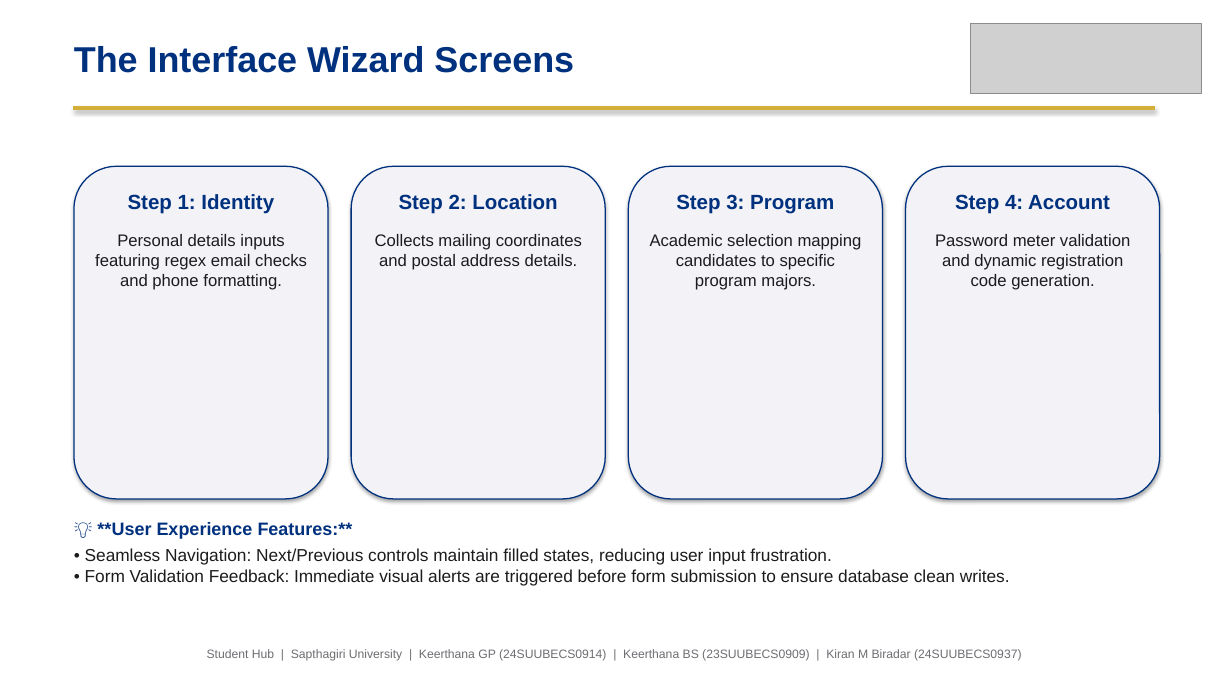
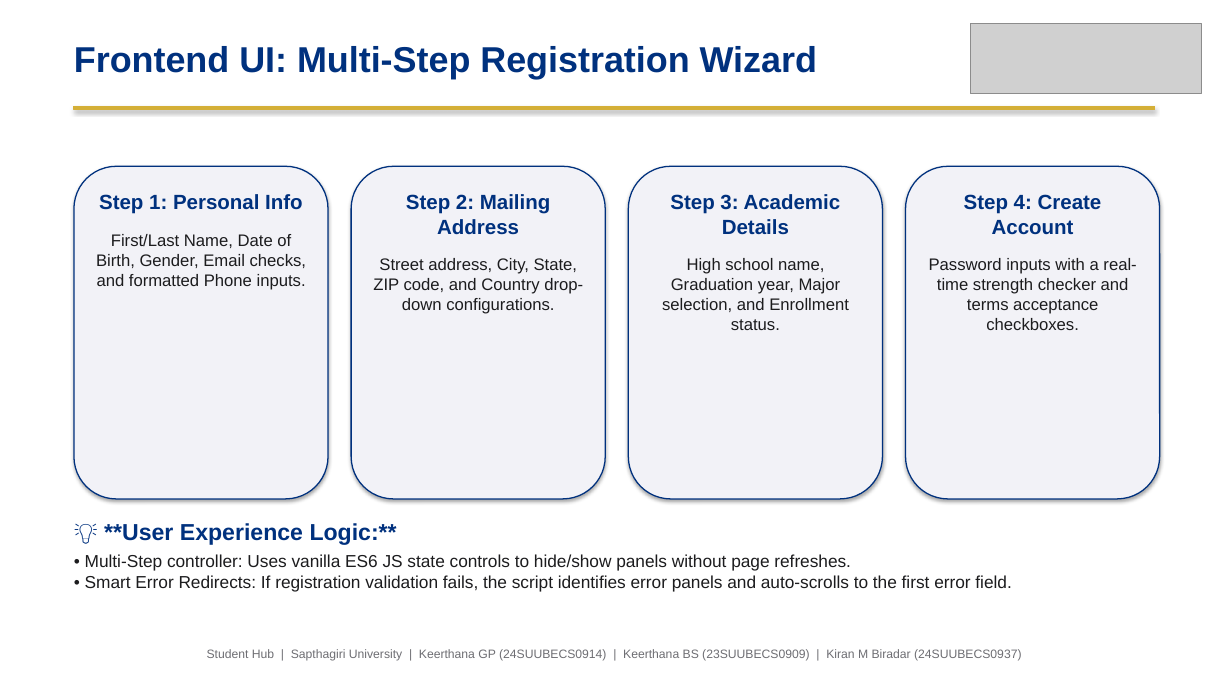
Before and after one commit to kirancodes-dev/Student-Registration, a slide deck: slide 11 of Student_Registration_Presentation.pptx. Drawn at 1232x693 pixels with LibreOffice and Linux fonts; fonts in the diff are those of the drawing; grey boxes stand for pictures. Boxes give left, top, right and bottom in pixels: in the first picture for what was removed or moved away, otherwise in the second. Text is boxed around its words. In the diff, an @@ line names an element or a change of style, - is before the commit and + after.

```diff
--- a/Student_Registration_Presentation.pptx
+++ b/Student_Registration_Presentation.pptx
@@ text at bbox=[74, 46, 817, 79]: text changed @@
-The Interface Wizard Screens
+Frontend UI: Multi-Step Registration Wizard
@@ text at bbox=[96, 194, 306, 290]: text changed @@
-Step 1: Identity
-Personal details inputs featuring regex email checks and phone formatting.
+Step 1: Personal Info
+First/Last Name, Date of Birth, Gender, Email checks, and formatted Phone inputs.
@@ text at bbox=[373, 194, 583, 314]: text changed @@
-Step 2: Location
-Collects mailing coordinates and postal address details.
+Step 2: Mailing Address
+Street address, City, State, ZIP code, and Country drop-down configurations.
@@ text at bbox=[662, 194, 849, 330]: text changed @@
-Step 3: Program
-Academic selection mapping candidates to specific program majors.
+Step 3: Academic Details
+High school name, Graduation year, Major selection, and Enrollment status.
@@ text at bbox=[929, 194, 1136, 330]: text changed @@
-Step 4: Account
-Password meter validation and dynamic registration code generation.
+Step 4: Create Account
+Password inputs with a real-time strength checker and terms acceptance checkboxes.
@@ text at bbox=[85, 523, 1011, 592]: text changed @@
-💡 **User Experience Features:**
-• Seamless Navigation: Next/Previous controls maintain filled states, reducing user input frustration.
-• Form Validation Feedback: Immediate visual alerts are triggered before form submission to ensure database clean writes.
+💡 **User Experience Logic:**
+• Multi-Step controller: Uses vanilla ES6 JS state controls to hide/show panels without page refreshes.
+• Smart Error Redirects: If registration validation fails, the script identifies error panels and auto-scrolls to the first error field.
```
Also in this commit, not shown: 17 other slides changed, 1 other file.
